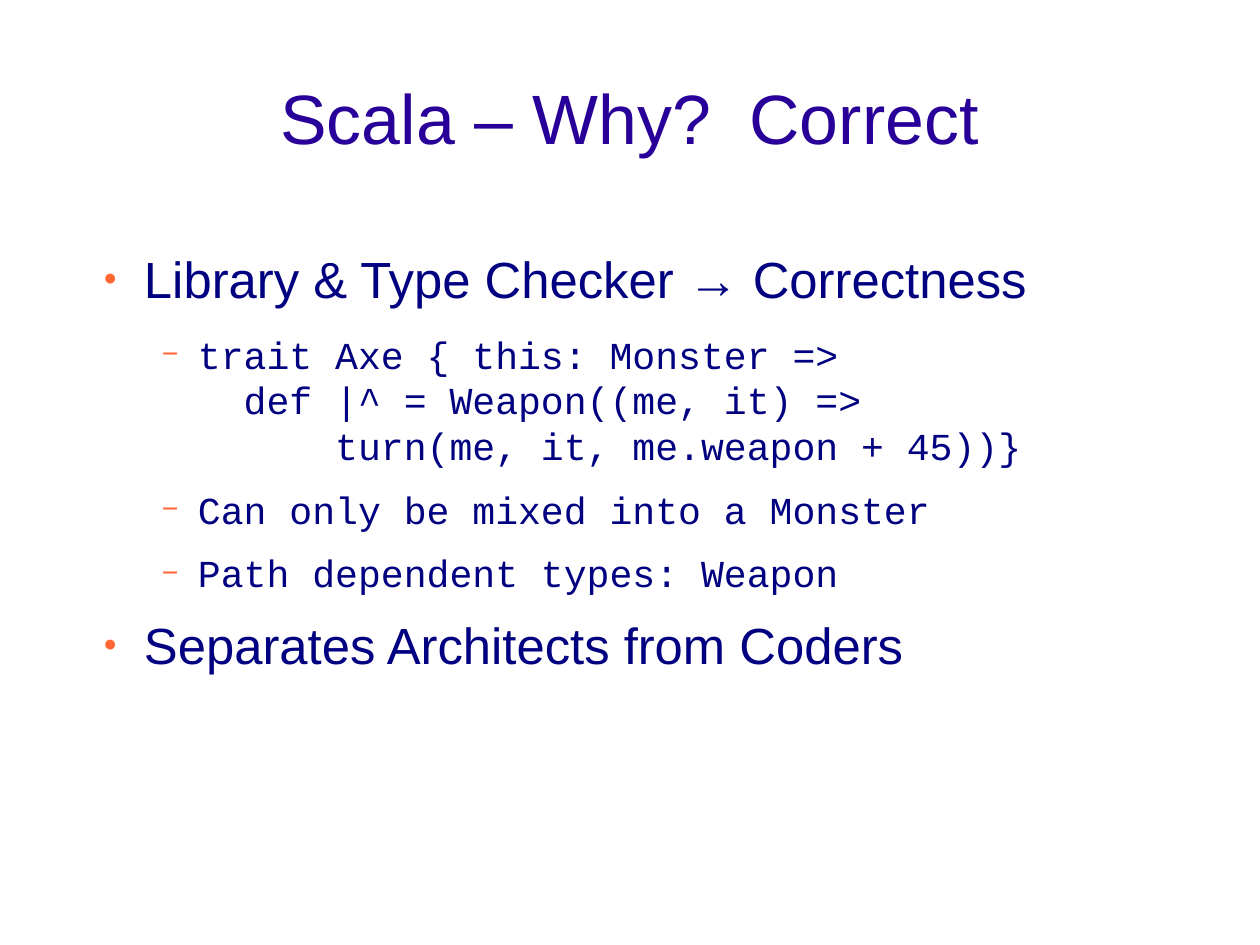
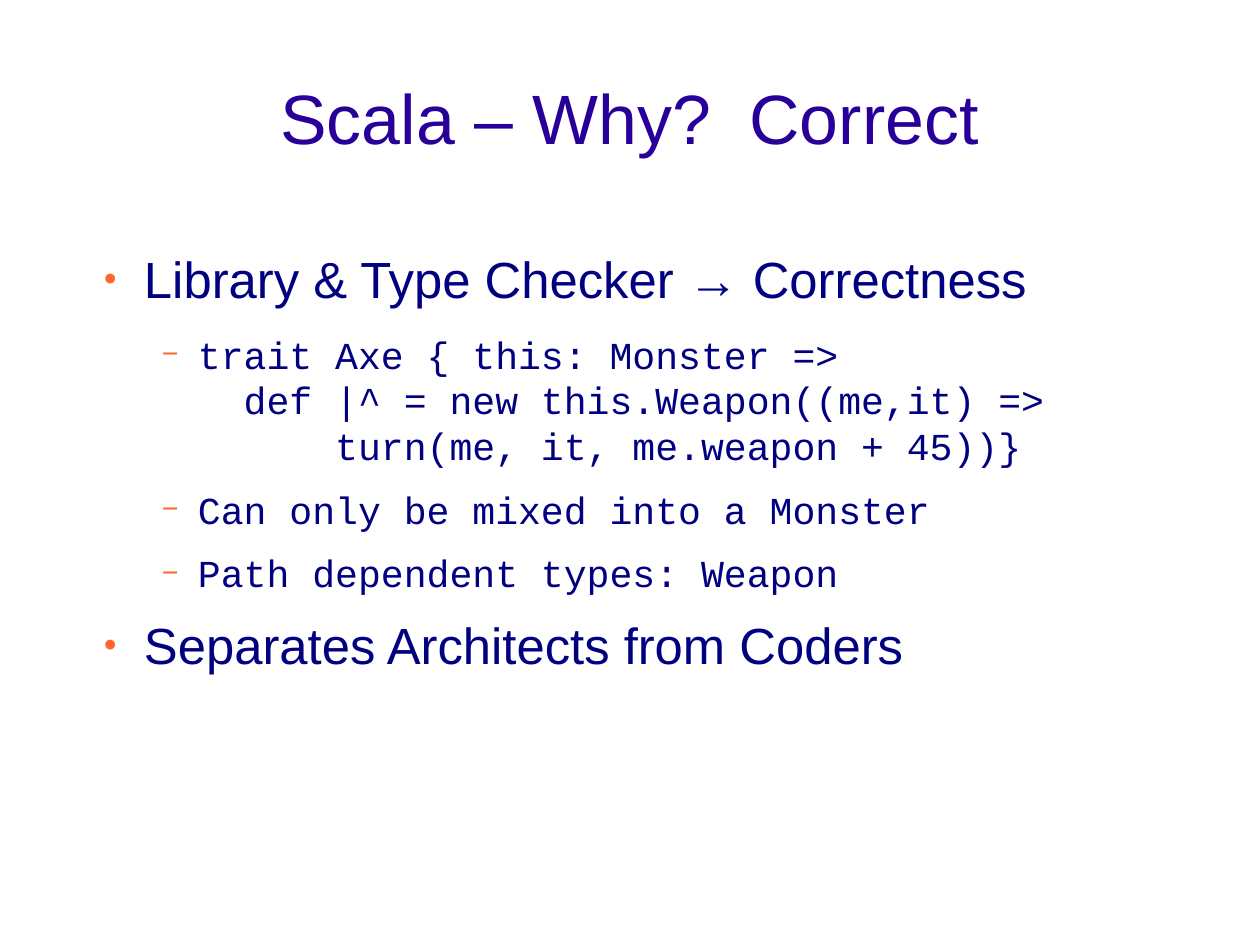
Before and after one commit to dpp/lift-samples, a slide deck: slide 6 of presentations/2010_dpp/ETSig.odp. Drawn at 1260x945 pixels with LibreOffice and Linux fonts; fonts in the diff are those of the drawing; background and template pictures are left out. Boxes give left, top, right and bottom in pixels: in the first picture for what was removed or moved away, otherwise in the second. Text is boxed around its words. In the diff, an @@ line names an element or a change of style, - is before the commit and + after.

```diff
--- a/presentations/2010_dpp/ETSig.odp
+++ b/presentations/2010_dpp/ETSig.odp
@@ text at [198, 341, 1021, 468]: text changed @@
-  − trait Axe { this: Monster =>
-    def |^ = Weapon((me, it) =>
-    turn(me, it, me.weapon + 45))}
+  − trait Axe { this: Monster =>
+    def |^ = new this.Weapon((me,it) =>
+    turn(me, it, me.weapon + 45))}
```
Also in this commit, not shown: 6 other files.
